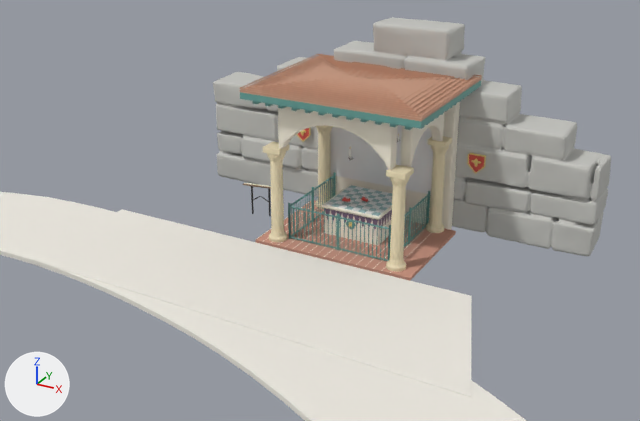
Renders of the Blender file models/AR_RodeSchoentjes/RD_master.blend from each side of a commit.
Rendered twice from a camera (50 mm lens) standing at (10.91, -19.44, 9.78) and looking at (1.63, -2.57, 1.34). Lighting does not change. The marker at lower left points along +X, +Y and +Z. The picture after the commit comes second.

Objects in the first picture: 'BAKE_mural', 'RD_dak__groen', 'RD_dak__pannen', 'RD_dansvloer__creme', 'RD_dansvloer__tegelA', 'RD_hek__groen', 'RD_loggia__stuc', 'RD_pad__grind', 'RD_plein__grind', 'RD_rots__rots', 'RD_vloer__baksteen', 'RD_zuilen__zuil' and 8 more.
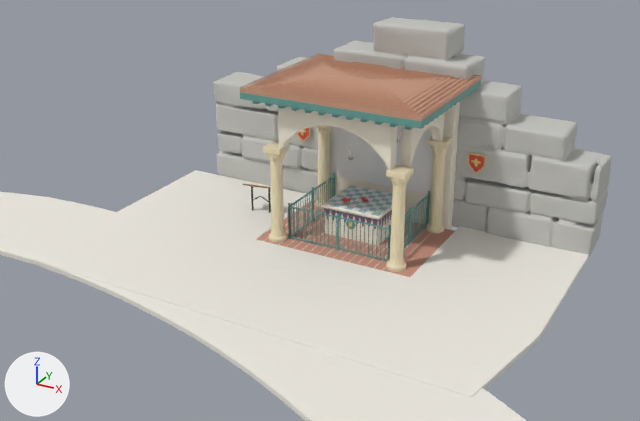
Location of each change, (x1, y1, x2, y2) in pixels of the pictures (640 x 421 px):
'RD_plein__grind', reshaped (26% wider, 21% taller)
    before: (29, 209, 472, 397)
    after: (29, 170, 589, 397)
part 1 of me_rd_plein__grind, built on
    before: (120, 209, 472, 385)
    after: (120, 170, 589, 397)

The change in detail:
me_rd_plein__grind is used by ob_rd_plein__grind; location (0.0, 0.0, 0.0).
me_rd_plein__grind had 8 vertices, 6 faces and spanned x -4.5..6.8, y -6.2..-2.6, z -0.02..0.1.
me_rd_plein__grind now has 18 vertices, 23 faces and spans x -4.5..7.3, y -6.2..0.78, z -0.02..0.1.
Part 1, on me_rd_plein__grind:
4 vertices are removed from x -4.5..5.5, y -2.6, z -0.02..0.1.
5 faces are deleted.
7 vertices are added at x -4.5..7.3, y -3.5..0.78, z -0.02.
7 new vertices lie (0.0, 0.0, 0.12) away from vertices in x -4.5..7.3, y -3.5..0.78, z -0.02.
22 new faces join them.
